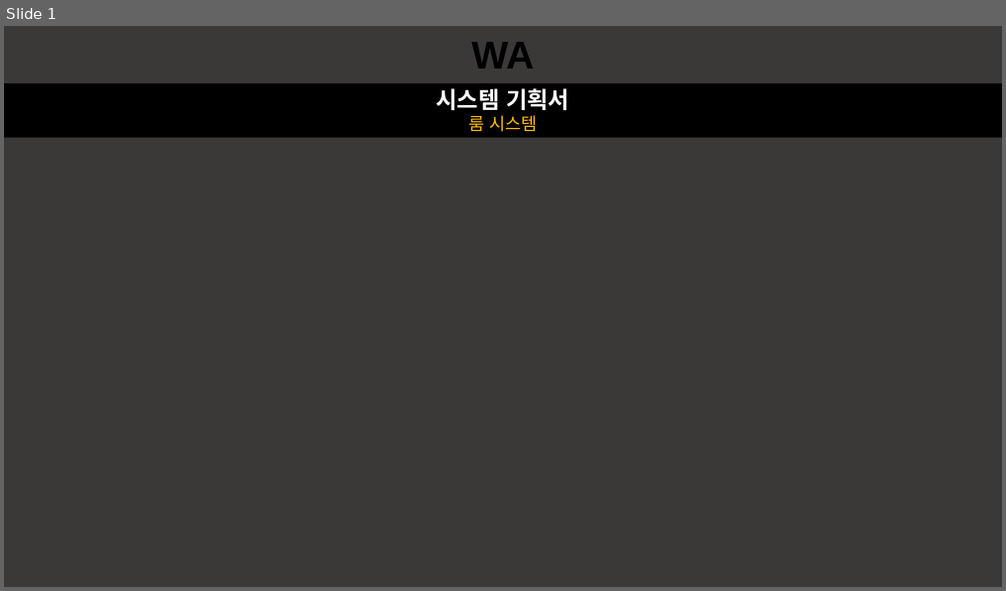
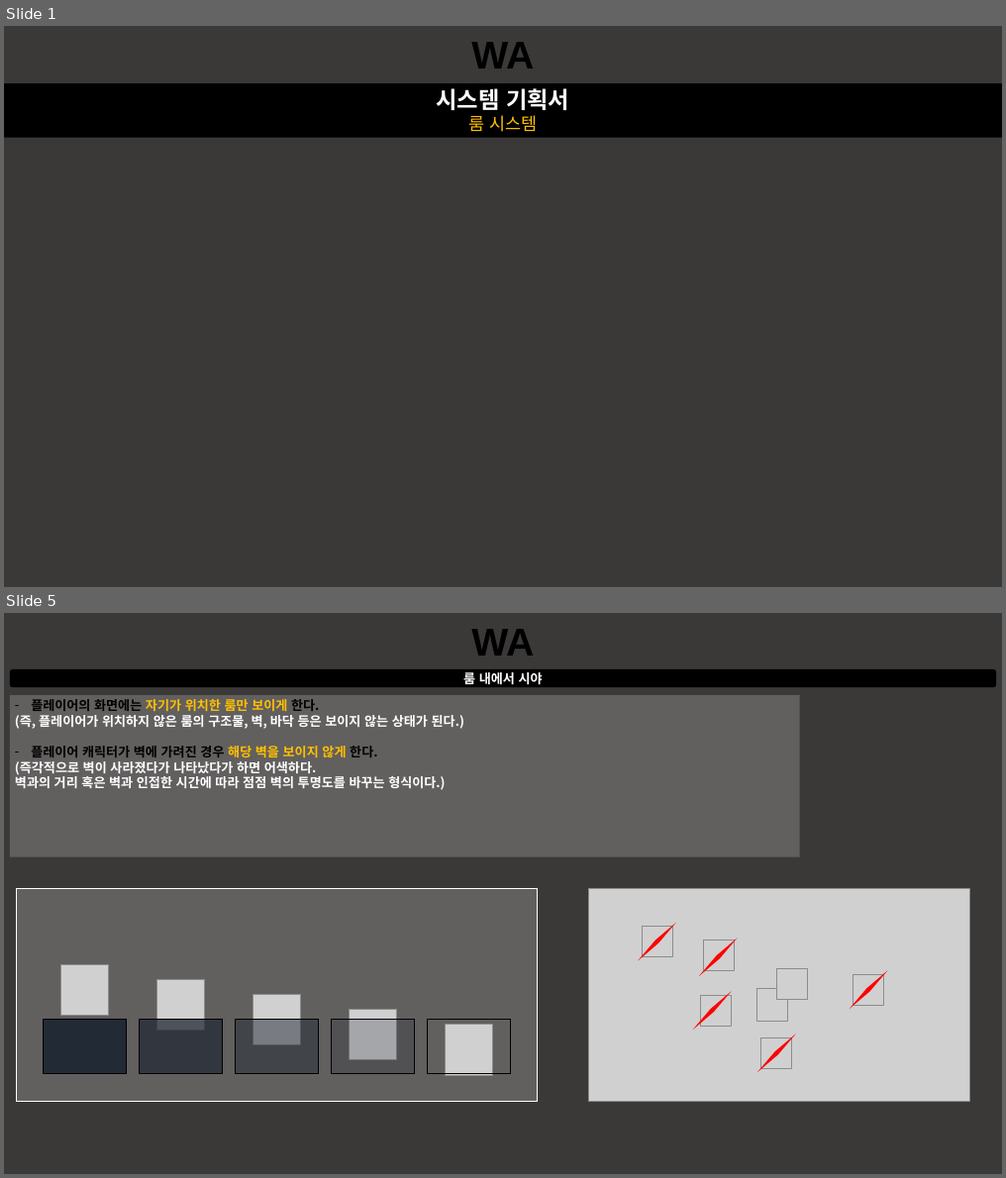
Before and after one commit to taeseongeom/WA, a slide deck: 기획서/신버전/룸 시스템.pptx. Shown one above the other, each under a label of ours: slide 1 before the commit, slides 1 and 5 after it; the slides between them are not shown. The pictures are 1006x591 and 1006x1178 pixels, drawn with LibreOffice and Linux fonts; fonts in the diff are those of the drawing; grey boxes stand for pictures. Boxes give left, top, right and bottom in pixels: in the first picture for what was removed or moved away, otherwise in the second. Text is boxed around its words. In the diff, an @@ line names an element or a change of style, - is before the commit and + after.

Commit message:
수정사항
-로드맵 일단 조금이라도 쓴거 올림
-캐릭터 기력삭제
(대쉬는 그냥 자원을 사용하는 것이 아니라 지속시간과 쿨타임(딜레이) 있는걸로...)
-룸 시스템 대략적으로 완성
(룸 리셋은 퍼즐마다 리셋여부를 배치과정에서 할수 있도록하고, 퍼즐해결여부와 관계없이 항상 리셋되도록하기)
-초기 점프맵 레벨 일단 완료
-카메라 일단 조금 수정
(카메라 캐릭터랑 뗄거죠?)

```diff
--- a/기획서/신버전/룸 시스템.pptx
+++ b/기획서/신버전/룸 시스템.pptx
@@ slide 5 added at box(4, 613, 1002, 1174), background #3B3838 @@
@@ text added at box(471, 629, 534, 656), 54 pt, text #000000, bold @@
+WA
@@ rounded rectangle added at box(10, 669, 996, 687), fill #000000, 18 pt, text #FFFFFF, bold @@
+룸 내에서 시야
@@ rectangle added at box(10, 695, 799, 858), fill #FFFFFF at 20% opacity, 18 pt, text #FFFFFF, bold @@
+– 플레이어의 화면에는 자기가 위치한 룸만 보이게 한다.
+(즉, 플레이어가 위치하지 않은 룸의 구조물, 벽, 바닥 등은 보이지 않는 상태가 된다.)
+– 플레이어 캐릭터가 벽에 가려진 경우 해당 벽을 보이지 않게 한다.
+(즉각적으로 벽이 사라졌다가 나타났다가 하면 어색하다.
+벽과의 거리 혹은 벽과 인접한 시간에 따라 점점 벽의 투명도를 바꾸는 형식이다.)
@@ rectangle added at box(16, 888, 538, 1102), fill #FFFFFF at 20% opacity, outline #FFFFFF 1 pt @@
@@ picture added at box(61, 964, 109, 1016) @@
@@ picture added at box(156, 980, 205, 1031) @@
@@ picture added at box(252, 994, 300, 1045) @@
@@ group added at box(588, 888, 969, 1102): 8 pictures, 5 diamonds @@
@@ rectangle added at box(43, 1019, 127, 1074), fill #222A35, outline #000000 1 pt @@
@@ rectangle added at box(139, 1019, 222, 1074), fill #222A35 at 75% opacity, outline #000000 1 pt @@
@@ rectangle added at box(235, 1019, 319, 1074), fill #222A35 at 50% opacity, outline #000000 1 pt @@
@@ rectangle added at box(331, 1019, 415, 1074), fill #222A35 at 25% opacity, outline #000000 1 pt @@
@@ picture added at box(349, 1009, 396, 1060) @@
@@ rectangle added at box(427, 1019, 510, 1074), outline #000000 1 pt @@
@@ picture added at box(445, 1025, 493, 1075) @@
```
Also in this commit, not shown: 3 slides changed, 1 other slide added, 1 slide removed, 5 other files.
